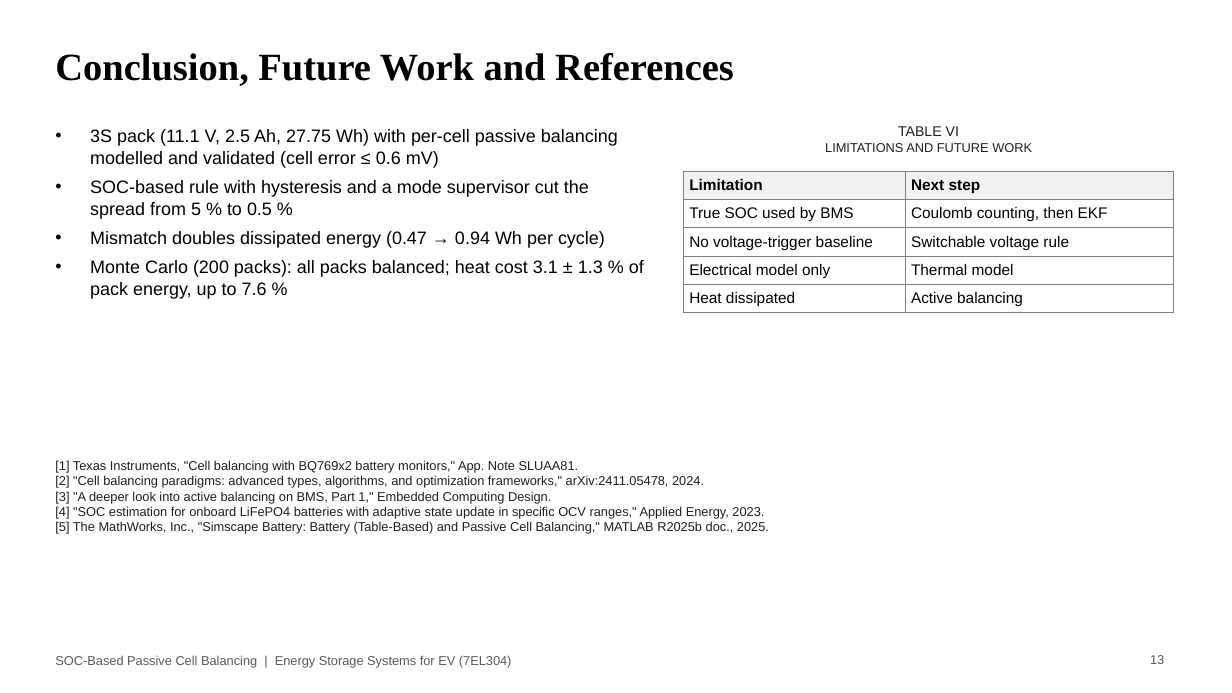
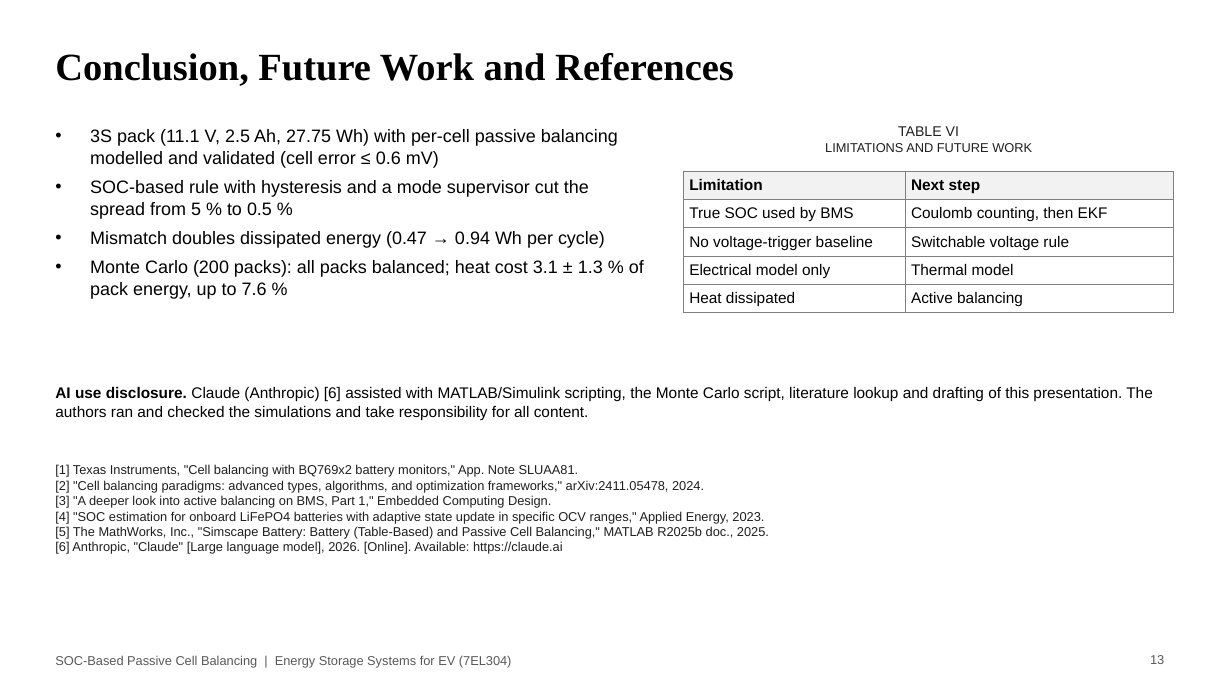
Before and after one commit to aralkaramogh/SOC_Based_Cell_Balancing, a slide deck: slide 13 of Claude outputs/SOC_Passive_Balancing_MC.pptx. Drawn at 1232x693 pixels with LibreOffice and Linux fonts; fonts in the diff are those of the drawing. Boxes give left, top, right and bottom in pixels: in the first picture for what was removed or moved away, otherwise in the second. Text is boxed around its words. In the diff, an @@ line names an element or a change of style, - is before the commit and + after.

```diff
--- a/Claude outputs/SOC_Passive_Balancing_MC.pptx
+++ b/Claude outputs/SOC_Passive_Balancing_MC.pptx
@@ text added at [55,387,1152,420], 12 pt, text #000000 @@
+AI use disclosure. Claude (Anthropic) [6] assisted with MATLAB/Simulink scripting, the Monte Carlo script, literature lookup and drafting of this presentation. The authors ran and checked the simulations and take responsibility for all content.
@@ text at [55,541,563,554]: paragraph added @@
+[6] Anthropic, "Claude" [Large language model], 2026. [Online]. Available: https://claude.ai
```
Also in this commit, not shown: 5 other slides changed, 13 other files.
